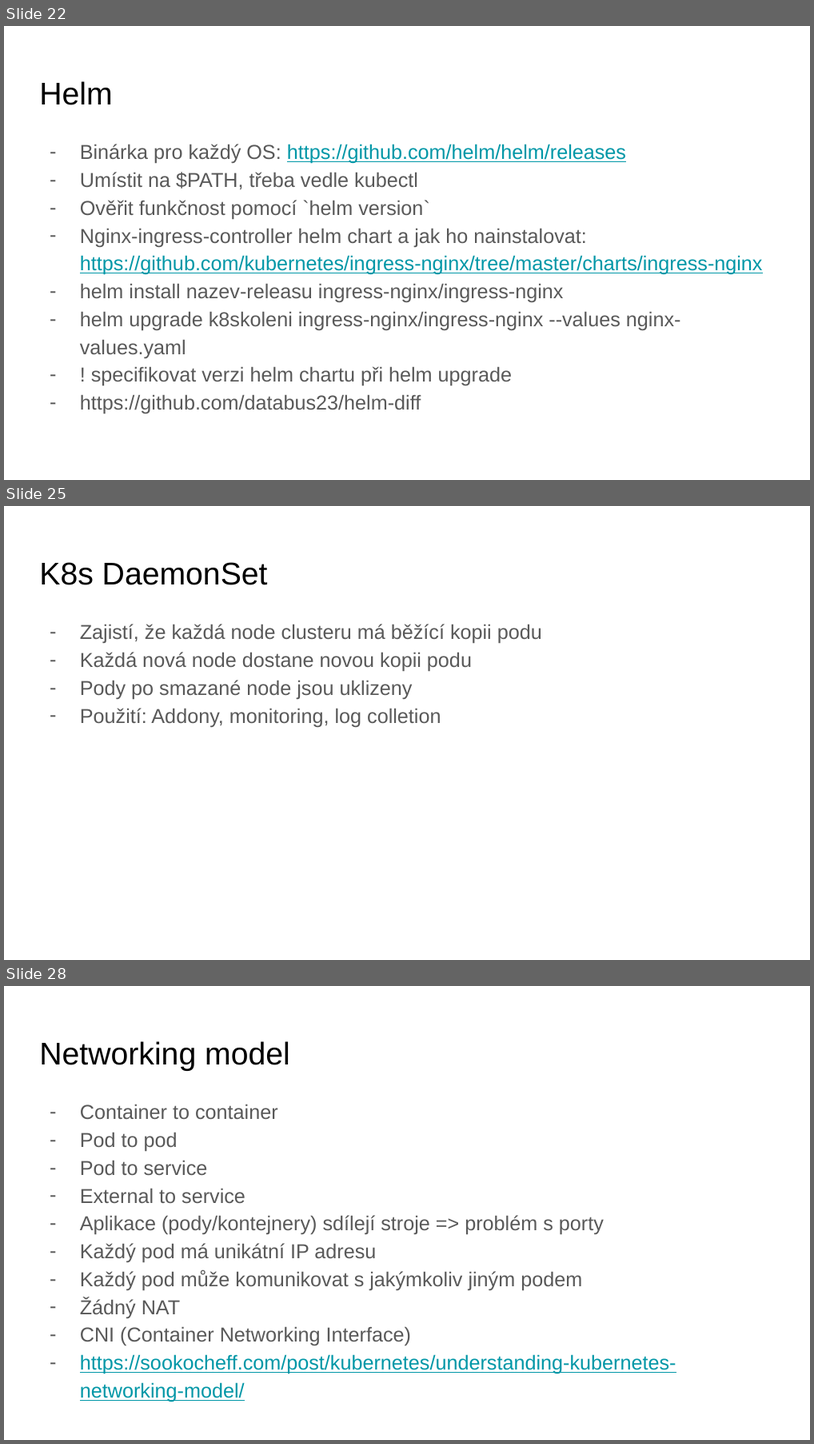
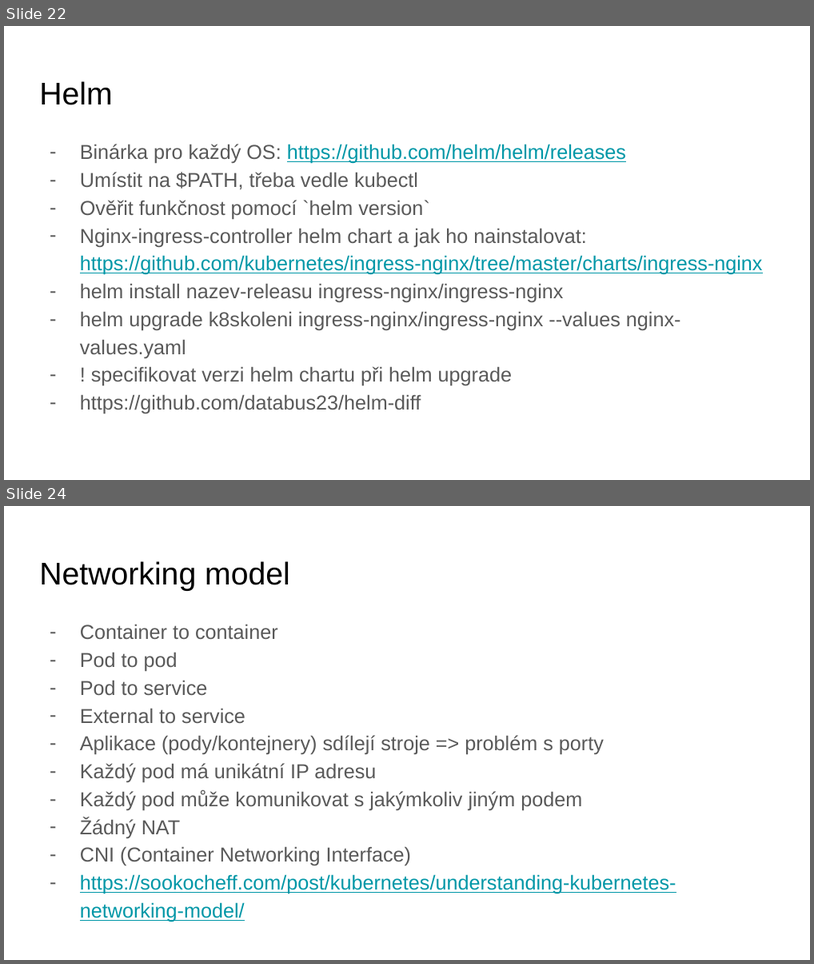
Before and after one commit to sqn-sources/kubernetes-workshop, a slide deck: k8s školení.pptx. Shown one above the other, each under a label of ours: slides 22, 25 and 28 before the commit, slides 22 and 24 after it; the slides between them are not shown. The pictures are 814x1444 and 814x964 pixels, drawn with LibreOffice and Linux fonts; fonts in the diff are those of the drawing; background and template pictures are left out. Boxes give left, top, right and bottom in pixels: in the first picture for what was removed or moved away, otherwise in the second. Text is boxed around its words. In the diff, an @@ line names an element or a change of style, - is before the commit and + after.

```diff
--- a/k8s školení.pptx
+++ b/k8s školení.pptx
@@ slide 25 removed at (4,506,810,960), background #FFFFFF @@
@@ title removed at (39,562,268,585) @@
-K8s DaemonSet
@@ text removed at (80,624,542,727) @@
-– Zajistí, že každá node clusteru má běžící kopii podu
-– Každá nová node dostane novou kopii podu
-– Pody po smazané node jsou uklizeny
-– Použití: Addony, monitoring, log colletion
@@ what was slide 28 is now slide 24 @@
```
Also in this commit, not shown: 4 slides changed, 5 slides added, 8 other slides removed, 10 other files.
